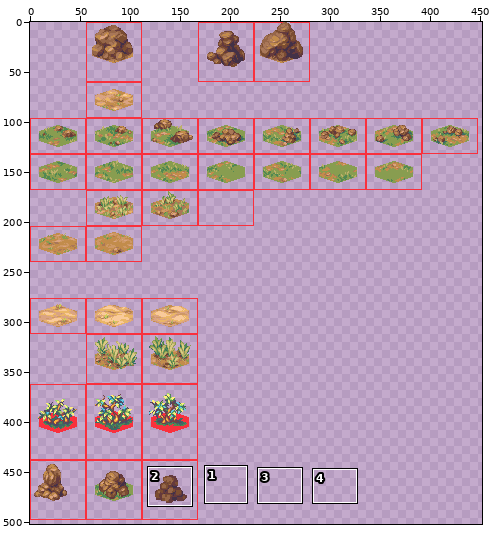
One commit to this sprite sheet: public/assets/hex-tile-experiment-tiles.png. The picture above shows the old version from afar; the outline marks the close-up.
Close-up. Earlier state:
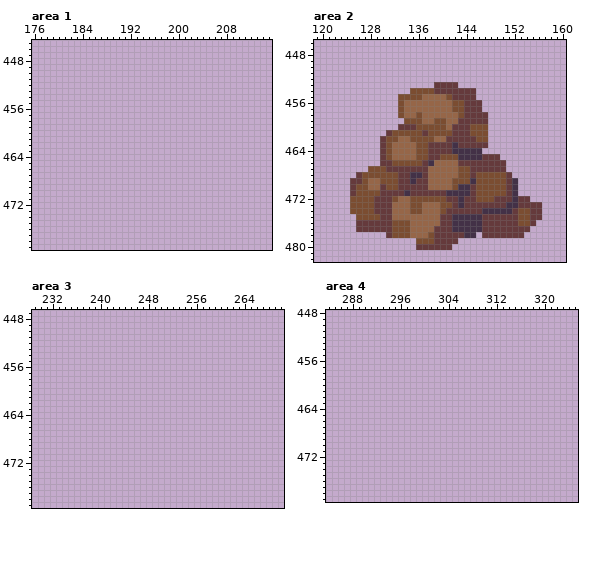
The file is 648x564 pixels. Shown: area 1: x 176..215, y 445..479; area 2: x 119..160, y 446..482; area 3: x 229..270, y 447..479; area 4: x 284..325, y 448..479. The wide view leaves out empty margins. The commit also changed other parts of the picture, which this record leaves out.
Now the later version:
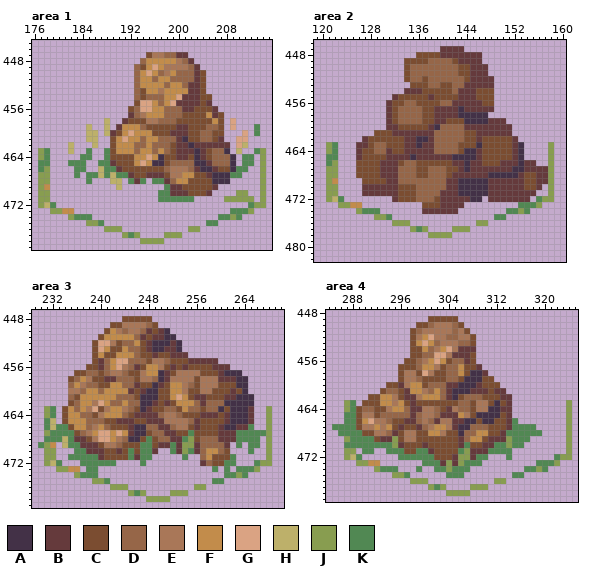
Palette (. is transparent): A #433147  B #653a3c  C #7b4d31  D #966648  E #a97758  F #c28c4b  G #daa383  H #bdb06a  J #889d50  K #518853
What changed:
Changed rows in their new state; - is an unchanged pixel.
Area 1:
first column x 177:
447 ------------------CEEDDBB-------------
448 -----------------DFFFFFEDB------------
449 ----------------DCFGFEEEEDB-----------
450 ----------------DFGFDEFDDDBC----------
451 ----------------DFFDFFDDDDBC----------
452 ----------------DFFFFDFFDBBC----------
453 ----------------DCFFEFFFFBBC----------
454 ----------------DCDDDFFGBBBCC---------
455 ----------------CGGFDFGBBBBCB---------
456 ---------------CDGGFFDDDBBCCCB--------
457 ---------------BDEFFFDDDCCCCFBC-------
458 -----------H--BCCCEEDDDCCCCCCFC-G-----
459 --------H--H-BFFFDCCCCCBBCCCDDC-G---K-
460 --------HH-HBCFGFFFCCCBBBCCDDCC---G-K-
461 --------HH--CFGFFDFFDDDBACCDDCB--GG---
462 -----H---H--CFFFDDFDDDCBBABBBBBB-GH---
463 JK---H--K--KCFFFDFFDFDCBBBABCDDA-H--KJ
464 JK-----KK--KCCCCFFGFACCBBCABCDDDA-KK-J
465 KK---KKK--KKBCCCFGFAACDDDDAABDDDA-KK-J
466 KJ----KK--HKKBCCCCCCCDEEEDBAABCCAKK--J
467 JJ----K-KKHKHKKBCCBBBCEEFFCCBAAAKK---J
468 JJ------K---HH-KBK-KKBDFFCCCCAAA-----J
469 JF-----------H-------KBBCCCCCB-------J
470 JJ------------------KKBBBCCCB----JJ--J
471 JJ------------------KKKKKK-----JJJJJ-J
472 JHK--------------------------------KJJ
473 --JJFF--------------------------KKKJ--
474 -----JKKK---------------------KKJK----
475 --------JJK-----------------KK--------
476 -----------JJJ-----------JJ-----------
477 --------------JKJ----JJJ--------------
478 -----------------JJJJ-----------------
Area 2:
first column x 121:
447 -------------------BBBB---------------
448 ---------------CCCCBBBBBBB------------
449 -------------CCCCDDDDCBBBB------------
450 -------------CDDDDDDDDCCBBB-----------
451 -------------CDDDDDDDDCCBBB-----------
452 -------------CDDCDDDDDDCBBBB----------
453 --------------CCCDDCCDDBBBBB----------
454 -------------BBB--CCCD---CCC----------
455 -----------B----CBCC-C---CCC----------
456 ----------BC---CCCC--BB---CC----------
457 ----------BCD---CCBBBBA---BB----------
458 ----------BCD--DCCBBBBAAAAA-----------
459 ----------BCDDDDCCBBCCCAAAABBB--------
460 ----------BBCCC--BAD-DD-BBBBBBB-------
461 --------CCCBBBBB-BDDDDDC-BBBBBB-------
462 ------BCCC--CBBAAB--DDDCCB-CCCCB------
463 JK---BBCDD-CCBBAB-DDDDCCCACCCCCBA----J
464 JK---BCCDDBCCBBBB-DDDDC--BCCCCCBA----J
465 KK---BCCCCBBBBABB--BBA---BCCCCCBA----J
466 KJ---CCCC--B-DD-CCCCCB-A--CCC-BBABB--J
467 JJ---CC--B--DDDCC---CCBA------BAABBBBJ
468 JJ---C---BBBDDDCC---CBBB-BBAAAAABCCBBJ
469 JF--..-CC-BBDDDDD---BBAA-AABBB-BBCCBBJ
470 JJ--..BBB-BBCCCDD---BB--AAABBB-BBCCB-J
471 JJ--..BBB---CCCDDDD-BB--AAABBB-BBBB--J
472 JHK-.......BCC-DDD-B--B-AA.B---B---KJJ
473 --JJFF..........CCCBB-B.........KKKJ--
474 ----.JKKK.......BBBB--........KKJK..--
475 -----...JJK.................KK......--
476 -----......JJJ...........JJ........---
477 -----.........JKJ....JJJ..........----
478 ----------.......JJJJ....-.......-----
479 ---------------.......----------------
480 ---------------......-----------------
Area 3:
first column x 230:
448 --------------CCCCC--------------------
449 ------------CCEEEEDC-------------------
450 -----------CFEDEEDBCBA-----------------
451 ----------CFFFFFDBCBBAA----------------
452 ---------CGGECDDFCBAAABA---------------
453 ---------CGFCCFDDCBAABBA---------------
454 ---------CFCCFFFDCCBCCBBB--------------
455 ---------CBDFGGDDDCEEDCCCBBBBB---------
456 --------CCBDFGEDBCFFECBCBCCCCBBB-------
457 ------CCDDCDEEDCCEFFABCEEEECCCBAAA-----
458 -----CDFECCBBDDDCEEDABEEEECEEEBBBAA----
459 -----DFEDDCCFFDDBCCABCFFEDCEEECCCAA----
460 -----EEDFFDFFFFBCBAACCFFECCEECCCBCA----
461 -----DCFFFFFFDDDCAAACCFGFCBBCCCBBAAA---
462 -----CDFFEGFDDFDDAABCBCFFFDBDDDAAAAA---
463 -JK-CFDFEGCEFFEDCABCCDDCFDDCDDACAAAB--J
464 -JK-CFFDDCEFFFDCBBBBDEEDCCCBBBCBAAAB--J
465 -KH-CFFFDDDCCBBBCCBBBEEEEDBCCCCBAAAB--J
466 -KHKKCFFDEFDCCCBAADDBBDEECBCCCBAABBK--J
467 -JKKKKCDEFGGFGFBAACDDBBCCKCCCCBBBKKKKKJ
468 -KKKHKBBCEGGFEDAACKCDDBBKJCDDDBBBKKKK-J
469 KJF-HKKBBBCEEDCCCKKCBBKBJJBDDDDB-K-KK-J
470 -JJ---KKBBBCCBCKCKKB--KBJKBDFFDC---K--J
471 -JJ--KKKKKBCCCCKBKK-----K--DFCCCK-----J
472 -JHK---KKKKKK----K---------BDCCKK---KJJ
473 ---JJFF-KK-------------------K-K-KKKJ--
474 ------JKKK---------------------KKJK----
475 ---------JJK-----------------KK--------
476 ------------JJJ-----------JJ-----------
477 ---------------JKJ----JJJ--------------
478 ------------------JJJJ-----------------
Area 4:
first column x 285:
449 ----------------CCCCC-------------------
450 --------------CCDEEEDC------------------
451 -------------CDEEEEEDEC-----------------
452 -------------CEFGEEDDEEC----------------
453 -------------CFGFDEEEDDC----------------
454 -------------CCFDEFGEBBB----------------
455 -------------CCDDGGEBBBC----------------
456 ------------CCDEFGFCDDBC----------------
457 -----------CCCDFFECDDFCCB---------------
458 -----------CEECGECCDDFCAAB--------------
459 -----------CEEDCCCCDDCAAACC-------------
460 ---------CCBEFFCDDDBBAAABCCC------------
461 --------CDDCBFFEDFDBAAABBBCBB-----------
462 ------CCFFECBBEFFFDBACDDDCCCBB----------
463 --JK-CCCFFEFCBCCCCCCCDDCEECACB---------J
464 --JKCDDCCEFFDBBEEDCBEDDCEEAABB---------J
465 --KKCEECDDDDDBDEEDBBBFECAAAACB---------J
466 --KKCFGEEDCCBBDEDBEEBBAACAACCBK--------J
467 KKKKCEEFEFCBCCBDEFFEBAADDDCCCBKKKK-----J
468 -KKKKCCEEDBCEECCFFECCADDFFCCBKKKKKK----J
469 --JKKKKCBBJCEECCCCCCCBDFFCBBBJKKK------J
470 --KKKKKKKKJBCCCBCCCCCBKCCBBKKJKK-------J
471 --JJ-KK--KKKCCKKBCCCCKJBBBKKKK---------J
472 --JHK------KKKKKKCCCBJJBKK---K-------KJJ
473 ----JJFF-------KKKBJBJKKK---------KKKJ--
474 -------JKKK---K--KKJKKK---------KKJK----
475 ----------JJK------KKK--------KK--------
476 -------------JJJ-----------JJ-----------
477 ----------------JKJ----JJJ--------------
478 -------------------JJJJ-----------------
Where, in picture pixels (left, top, right, bottom), the same in both close-ups:
added: (38, 52, 266, 244)
changed: (326, 46, 554, 250)
added: (38, 316, 272, 502)
added: (332, 316, 572, 496)
